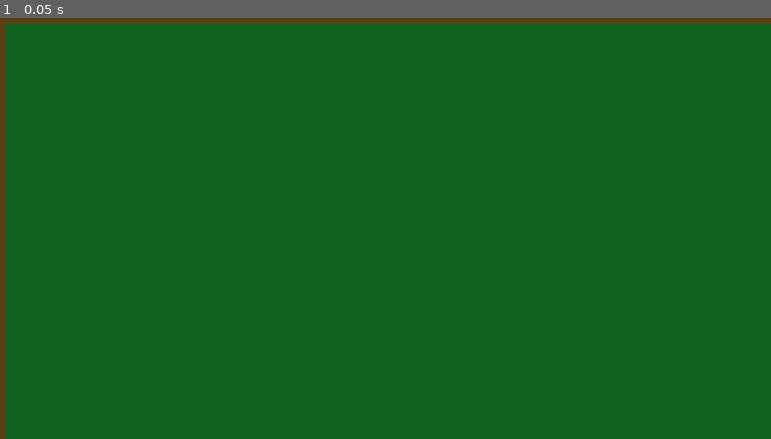
Above: before the commit, frame 1.
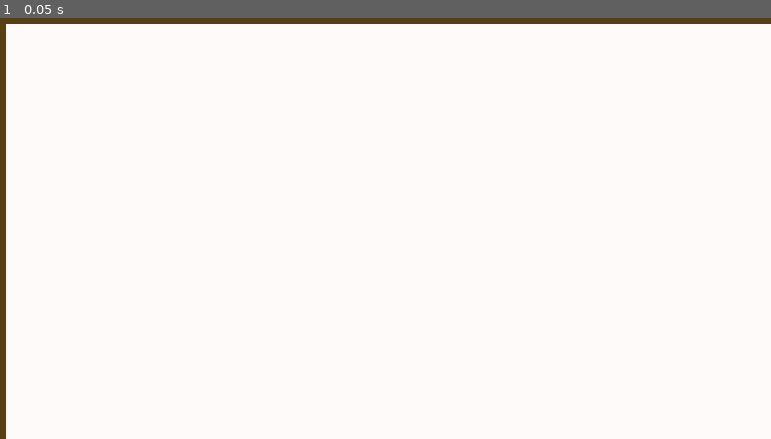
Above: after the commit, the same moment.

Repository: AlloyFoot/boomerangblr
Game: Godot game, scene res://scenes/level_1.tscn
The game is run twice, just before and just after one commit, with the same random seed, the same clock (stepped at 60 frames per second) and the same inputs.
Inputs:
- Up to frame 1 (0.05 s): no input

The runs differ from the first frame. In frame 1, 98% of the frame differs, in the area x 0-100%, y 1-100%.

Commit message:
plains

Diff:
--- a/scenes/level_1.tscn
+++ b/scenes/level_1.tscn
@@ -5,6 +5,14 @@
 [sub_resource type="QuadMesh" id="QuadMesh_2374a"]
 
 [sub_resource type="QuadMesh" id="QuadMesh_mtrw7"]
+
+[sub_resource type="QuadMesh" id="QuadMesh_ss1as"]
+
+[sub_resource type="QuadMesh" id="QuadMesh_dfpwi"]
+
+[sub_resource type="QuadMesh" id="QuadMesh_0x7qa"]
+
+[sub_resource type="QuadMesh" id="QuadMesh_16ct4"]
 
 [node name="level1" type="Node2D" unique_id=1566253779]
 
@@ -25,3 +33,32 @@
 modulate = Color(0.3529412, 0.24705882, 0.08235294, 0.99607843)
 scale = Vector2(5000000, 100)
 mesh = SubResource("QuadMesh_mtrw7")
+metadata/_edit_lock_ = true
+
+[node name="summerPlain(top right)" type="MeshInstance2D" parent="." unique_id=60740728]
+modulate = Color(0.7607843, 0.69803923, 0.5019608, 1)
+position = Vector2(50050, -50050)
+scale = Vector2(100000, 100000)
+mesh = SubResource("QuadMesh_ss1as")
+metadata/_edit_lock_ = true
+
+[node name="winterPlain(bottom right)" type="MeshInstance2D" parent="." unique_id=1742130481]
+modulate = Color(1, 0.98039216, 0.98039216, 1)
+position = Vector2(50050, 50050)
+scale = Vector2(100000, 100000)
+mesh = SubResource("QuadMesh_dfpwi")
+metadata/_edit_lock_ = true
+
+[node name="springPlain(top left)" type="MeshInstance2D" parent="." unique_id=2034197976]
+modulate = Color(0, 0.98039216, 0.6039216, 1)
+position = Vector2(-50050, -50050)
+scale = Vector2(100000, 100000)
+mesh = SubResource("QuadMesh_0x7qa")
+metadata/_edit_lock_ = true
+
+[node name="fallPlain(bottom left)" type="MeshInstance2D" parent="." unique_id=1047339048]
+modulate = Color(0.8235294, 0.4117647, 0.11764706, 1)
+position = Vector2(-50050, 50050)
+scale = Vector2(100000, 100000)
+mesh = SubResource("QuadMesh_16ct4")
+metadata/_edit_lock_ = true
